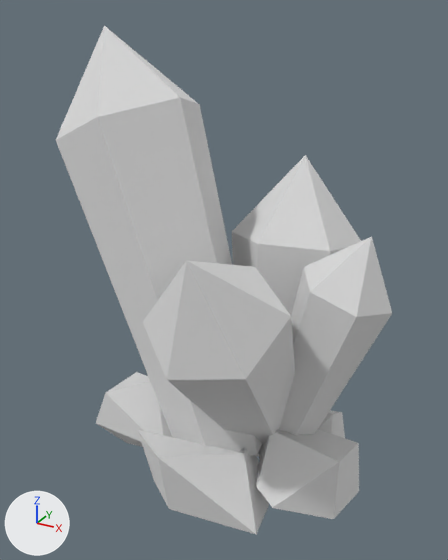
The glTF model models/ultimate-pack/low-poly-10/m/nature-gems.glb, before and after one commit.
The view is the same before and after, from a 50 mm lens placed at (0.807, -1.637, 1.384), pointed at (-0.068, -0.046, 0.588). Lighting does not change. The marker at lower left points along +X, +Y and +Z. The picture after the commit comes second. Where no turn or scale is listed for an object, it has been applied to the vertices.

Names of what the first picture shows: 'gems'.
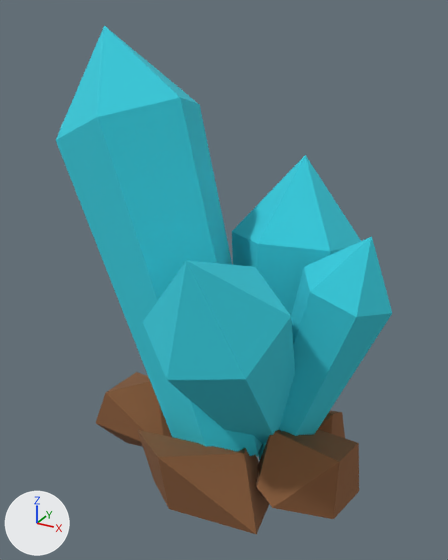
What differs and where, as boxes (x1, y1, x2, y2) in the pictures (448 x 560 px):
'gems', recoloured (white to cyan)
    both: (56, 26, 392, 534)

The change, as a diff of the scene's bpy script:
```diff
--- a/models/ultimate-pack/low-poly-10/m/nature-gems.glb.py
+++ b/models/ultimate-pack/low-poly-10/m/nature-gems.glb.py
@@ mat_11_brown_medium @@
 mat_11_brown_medium = principled_material('11 BROWN-MEDIUM')
-mat_11_brown_medium.base_color = (0.8, 0.8, 0.8)  # white #e7e7e7
+mat_11_brown_medium.base_color = (0.246, 0.105, 0.0409)  # brown #885b39
 mat_11_brown_medium.metallic = 0.4
@@ mat_44_blue @@
 mat_44_blue = principled_material('44 BLUE')
-mat_44_blue.base_color = (0.8, 0.8, 0.8)  # white #e7e7e7
+mat_44_blue.base_color = (0.0356, 0.604, 0.723)  # cyan #35ccdd
 mat_44_blue.metallic = 0.4
```
